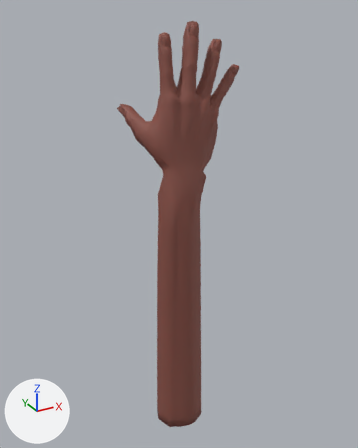
Two versions of the Blender file public/models/source/hand-rig.blend, one commit apart.
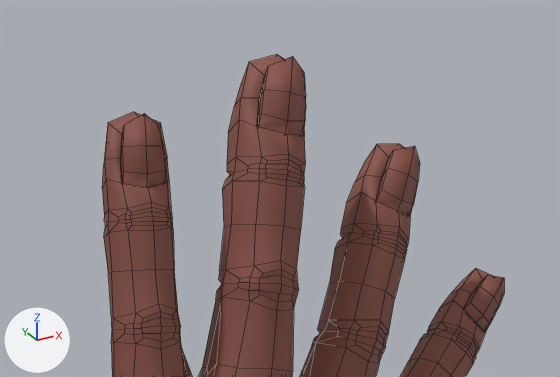
The first picture shows the older version from a camera (50 mm lens) standing at (-255.0, -442.0, 82.0) and looking at (-15.0, -6.0, -136.0). The close-ups show the older and then the newer version on the part from 38% to 70% of the width and 2% to 19% of the height of that picture. Only the edits that show in the close-ups are written down. The lights are fixed; the arrows at lower left show +X, +Y and +Z. The close-ups show mesh edges as thin lines.

Objects in the first close-up: 'Hand'.
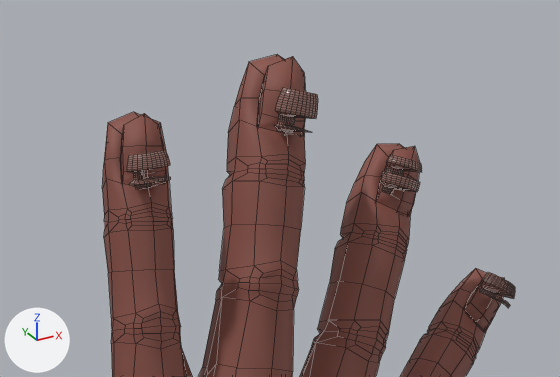
Edits to the scene script, one JSON object a line:
```json
{"op": "add", "block": "mat_hand_nail", "code": ["mat_hand_nail = principled_material('Hand_Nail')", "mat_hand_nail.base_color = (0.36, 0.17, 0.14)  # brown #a27369", "mat_hand_nail.roughness = 0.34", "mat_hand_nail.coat_weight = 0.75", "mat_hand_nail.coat_roughness = 0.1"]}
{"block": "me_handmesh", "where": "# used by ob_hand; location = (0.0, 0.0, 0.0)"}
{"op": "remove", "block": "me_handmesh", "code": "me_handmesh.from_pydata(...)  # 1418 vertices, 1426 faces; spans x -69.0..50.0, y -58.0..27.0, z -373.0..70.0"}
{"op": "add", "block": "me_handmesh", "code": "me_handmesh.from_pydata(...)  # 2463 vertices, 2326 faces; spans x -73.0..50.0, y -58.0..27.0, z -373.0..70.0"}
{"block": "me_handmesh", "change": "me_handmesh part 1: a new loose piece of 209 vertices spanning x -40.0..-31.0, y -22.0..-17.0, z 48.0..54.0, in mat_hand_nail (brown #a27369)"}
{"block": "me_handmesh", "change": "me_handmesh part 2: a new loose piece of 209 vertices spanning x -11.0..-2.0, y -26.0..-21.0, z 57.0..65.0, in mat_hand_nail (brown #a27369)"}
{"block": "me_handmesh", "change": "me_handmesh part 3: a new loose piece of 209 vertices spanning x 14.0..23.0, y -23.0..-18.0, z 45.0..52.0, in mat_hand_nail (brown #a27369)"}
{"block": "me_handmesh", "change": "me_handmesh part 4: a new loose piece of 209 vertices spanning x 39.0..47.0, y -22.0..-17.0, z 22.0..30.0, in mat_hand_nail (brown #a27369)"}
{"block": "me_handmesh", "change": "other edits to the shape of me_handmesh do not show in these pictures"}
{"op": "add", "block": "me_handmesh", "code": "me_handmesh.materials.append(mat_hand_nail)  # brown #a27369"}
```

Where the change shows, as pixel boxes [x1, y1, x2, y2] in the close-ups (560 x 377 px):
```json
{"object": "Hand", "change": "reshaped", "before": [102, 54, 504, 377], "after": [102, 54, 515, 377]}
{"part": 1, "of": "me_handmesh", "change": "added", "after": [127, 150, 171, 189], "on screen": "brown"}
{"part": 2, "of": "me_handmesh", "change": "added", "after": [275, 88, 318, 133], "on screen": "brown"}
{"part": 3, "of": "me_handmesh", "change": "added", "after": [381, 155, 422, 193], "on screen": "brown"}
{"part": 4, "of": "me_handmesh", "change": "added", "after": [480, 272, 515, 308], "on screen": "brown"}
```
